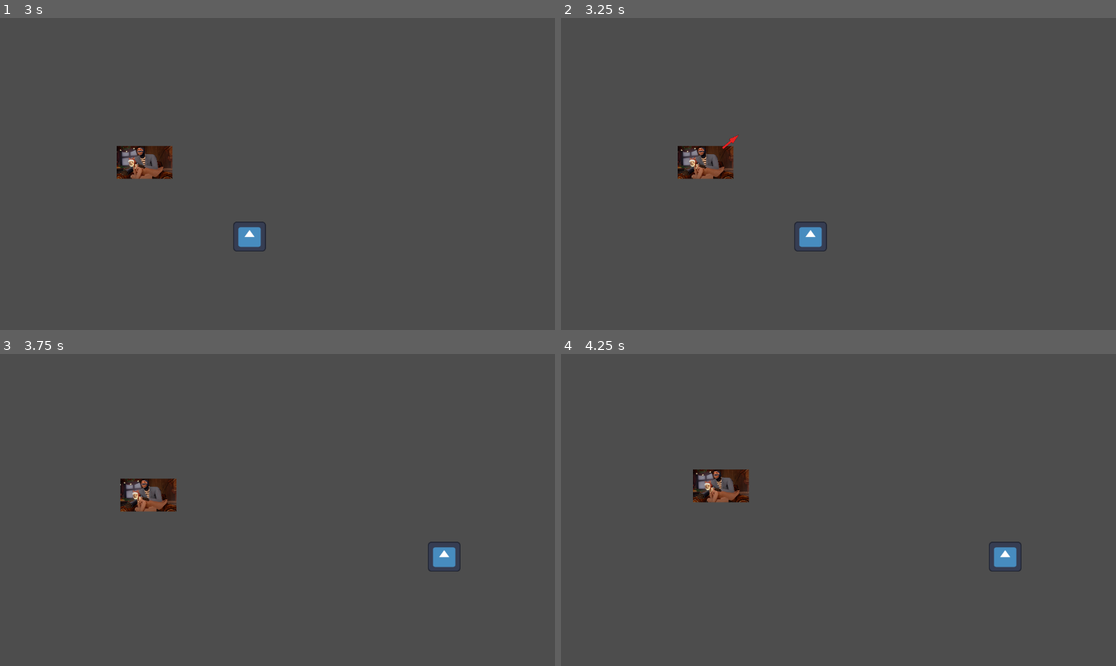
Above: before the commit, frames 1-4 (two rows, left to right).
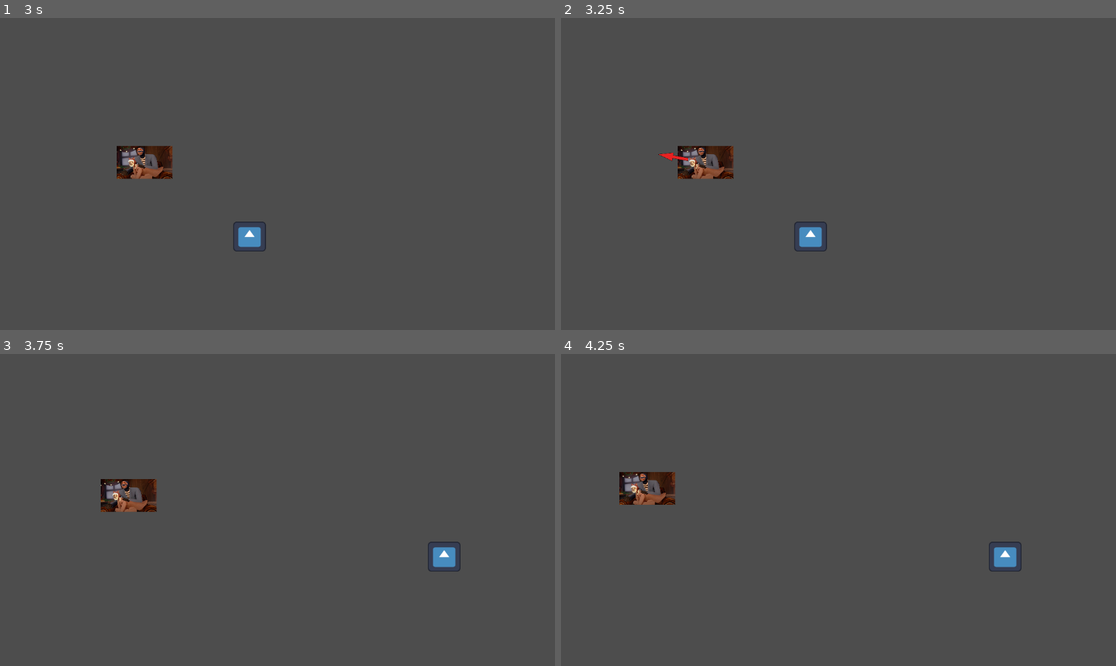
Above: after the commit, the same moments.

Repository: nick-leslie/Gmtk-game-jam-2025
Game: Godot game, scene res://Scenes/main.tscn
Same seed, same stepped clock (60 frames per second), same inputs: the game is played once before the commit and once after it. The engine's default icon, where the game draws it, is replaced by a stand-in: a white triangle on a blue panel in a dark square.
Inputs (mouse positions are in pixels of both pictures, inside the frame that each line leads up to):
- Up to frame 1 (3 s): tap Enter at 0.5, 2 s; move the mouse to (399, 158) at 0.52 s; click (399, 158) at 0.67 s; tap Space at 1.25, 2.75 s; move the mouse to (166, 189) at 1.27 s; click (166, 189) at 1.42 s; move the mouse to (333, 105) at 2.02 s; click (333, 105) at 2.17 s; move the mouse to (249, 236) at 2.77 s; click (249, 236) at 2.92 s
- Up to frame 2 (3.25 s): no input
- Up to frame 3 (3.75 s): tap Enter at 3.5 s; move the mouse to (444, 556) at 3.52 s; click (444, 556) at 3.67 s
- Up to frame 4 (4.25 s): no input

Frame 1 is identical in both runs. In frame 2, 0.1% of the frame differs, in the area x 17-33%, y 37-46%; in frame 3, 1.3%; in frame 4, 1.8%, in the area x 10-34%, y 36-49%.

Commit message:
Added edge bias so it doesn't get stuck on the edges

Diff:
--- a/Scenes/Enemies/test_enemy.tscn
+++ b/Scenes/Enemies/test_enemy.tscn
@@ -4,9 +4,10 @@
 [ext_resource type="Script" uid="uid://whxlnigxtbwl" path="res://Scripts/Enemies/test_enemy.gd" id="2_kksxm"]
 [ext_resource type="Texture2D" uid="uid://0yrxu2thlidg" path="res://Sprites/enemy_temp2.PNG" id="3_v1mop"]
 
-[node name="Enemy" instance=ExtResource("1_366os")]
+[node name="TestEnemy" instance=ExtResource("1_366os")]
 script = ExtResource("2_kksxm")
 health = 0.0
+edge_gap = 30
 idle_state_time = 3.0
 telegraph_state_time = 0.5
 move_state_time = 1.0
--- a/Scenes/enemy.tscn
+++ b/Scenes/enemy.tscn
@@ -12,6 +12,7 @@
 health = 10.0
 max_speed = 3.5
 dash_mult = 1.5
+edge_gap = 150
 
 [node name="EnemySprite" type="Sprite2D" parent="."]
 scale = Vector2(0.3, 0.3)
--- a/Scenes/main.tscn
+++ b/Scenes/main.tscn
@@ -10,5 +10,4 @@
 enemy_scene = ExtResource("2_jjvhh")
 
 [node name="Player" parent="." instance=ExtResource("2_8gbba")]
-close_point_count = 20
 point_scene = ExtResource("4_jjvhh")
--- a/Scripts/Enemies/test_enemy.gd
+++ b/Scripts/Enemies/test_enemy.gd
@@ -38,21 +38,3 @@
 
 func dashTransition(delta: float):
 	pass
-
-# State logic functions
-
-func moveState():
-	var screen_size = get_viewport_rect().size
-	var texture_size = $EnemySprite.texture.get_size()
-	var sprite_size = texture_size * $EnemySprite.scale
-
-	# Disable the telegraph sprite while moving
-	$TelegraphSprite.visible = false
-
-	# Move by vector
-	var offset = direction * magnitude
-	position += offset
-
-	#Clamping to screen size
-	position.x = clamp(position.x, 0 + (sprite_size.x/2), screen_size.x - (sprite_size.x/2))
-	position.y = clamp(position.y, 0 + (sprite_size.y/2), screen_size.y - (sprite_size.y/2))
--- a/Scripts/enemy.gd
+++ b/Scripts/enemy.gd
@@ -8,6 +8,7 @@
 @export var max_speed: float
 @export var dash_mult: float
 @export var telegraph_blink_count: int = 3 # How many times you want the telegraph to blink
+@export var edge_gap: int = 50 # Pixels away it can get to the edge
 var telegraph_blink_counter := 0 # Number of times the telegraph has blinked
 
 @export_category("State Machine")
@@ -173,10 +174,56 @@
 
 	# First time entering state logic
 	if telegraph_elapsed_time == 0:
+
+		#Repel enemy away from edge of screen if too close
+		var screen_size = get_viewport_rect().size
+		var repel_force := Vector2.ZERO
+		var global_pos = global_position
+
+		# Vector from screen center to NPC
+		var to_center = (screen_size * 0.5) - global_pos
+
+		# If we're near the edge, repel in the direction of `to_center` the closer to edge, the stronger the repel
+		var edge_distance = min(global_pos.x, screen_size.x - global_pos.x,
+						global_pos.y, screen_size.y - global_pos.y)
+
+		if edge_distance < edge_gap:
+			var repel_strength = (edge_gap - edge_distance) / edge_gap
+			repel_force = to_center.normalized() * repel_strength
+		else:
+			repel_force = Vector2.ZERO
+
 		# Generate random direction vector
-		var angle = randf_range(0, TAU)
-		direction = Vector2(cos(angle), sin(angle))
-		# TODO bias it to move in away from the edge of the screen if it gets too close
+		# Determine edge proximity
+		var near_left = global_pos.x - enemy_radius < edge_gap
+		var near_right = global_pos.x + enemy_radius > screen_size.x - edge_gap
+		var near_top = global_pos.y - enemy_radius < edge_gap
+		var near_bottom = global_pos.y + enemy_radius > screen_size.y - edge_gap
+
+		# Try to find a safe direction
+		var max_attempts = 50
+		var found_valid = false
+
+		for i in max_attempts:
+			var angle = randf_range(0, TAU)
+			var test_direction = Vector2(cos(angle), sin(angle))
+
+			# Check if direction is trying to go toward an edge we’re near
+			var invalid = (
+				(near_left and test_direction.x < 0.0) or
+				(near_right and test_direction.x > 0.0) or
+				(near_top and test_direction.y < 0.0) or
+				(near_bottom and test_direction.y > 0.0)
+			)
+
+			if not invalid:
+				direction = test_direction.normalized()
+				found_valid = true
+				break
+
+		# If no safe direction found, default to something safe (e.g. toward center)
+		if not found_valid:
+			direction = (global_pos - screen_size * 0.5).normalized()
 
 		# Generate random magnitude
 		magnitude = randi_range(1, max_speed)
@@ -234,8 +281,17 @@
 	position += offset
 
 	#Clamping to screen size
-	position.x = clamp(position.x, 0 + (sprite_size.x/2), screen_size.x - (sprite_size.x/2))
-	position.y = clamp(position.y, 0 + (sprite_size.y/2), screen_size.y - (sprite_size.y/2))
+	var margin = (sprite_size.x / 2) + edge_gap
+
+	if position.x < margin:
+		position.x = lerp(position.x, margin, 0.5)
+	elif position.x > screen_size.x - margin:
+		position.x = lerp(position.x, screen_size.x - margin, 0.5)
+
+	if position.y < margin:
+		position.y = lerp(position.y, margin, 0.5)
+	elif position.y > screen_size.y - margin:
+		position.y = lerp(position.y, screen_size.y - margin, 0.5)
 
 func windupState():
 	pass
